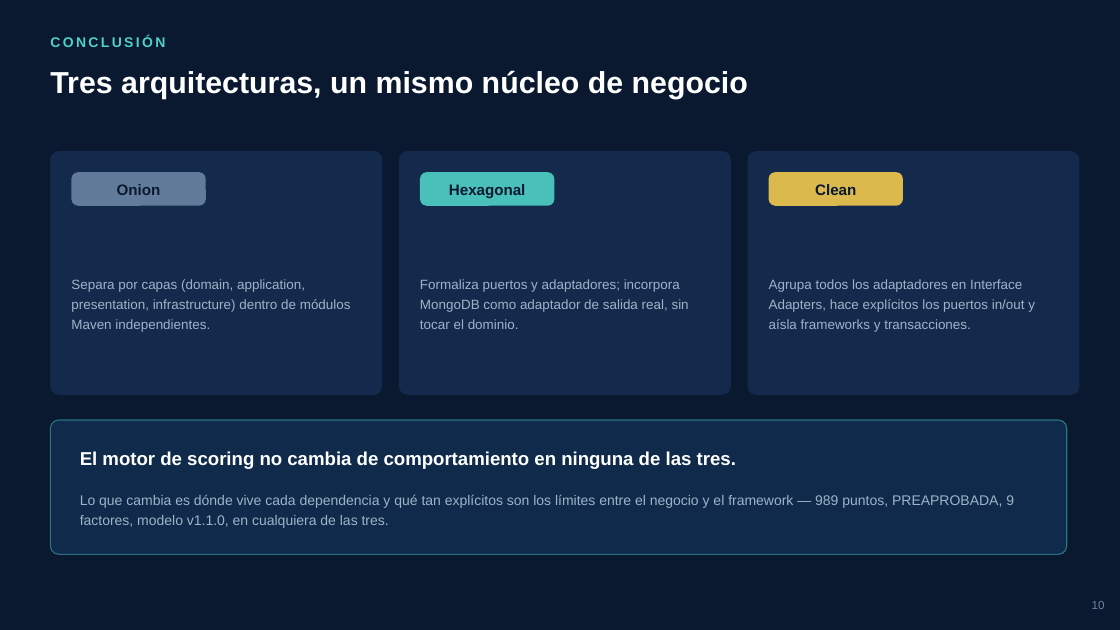
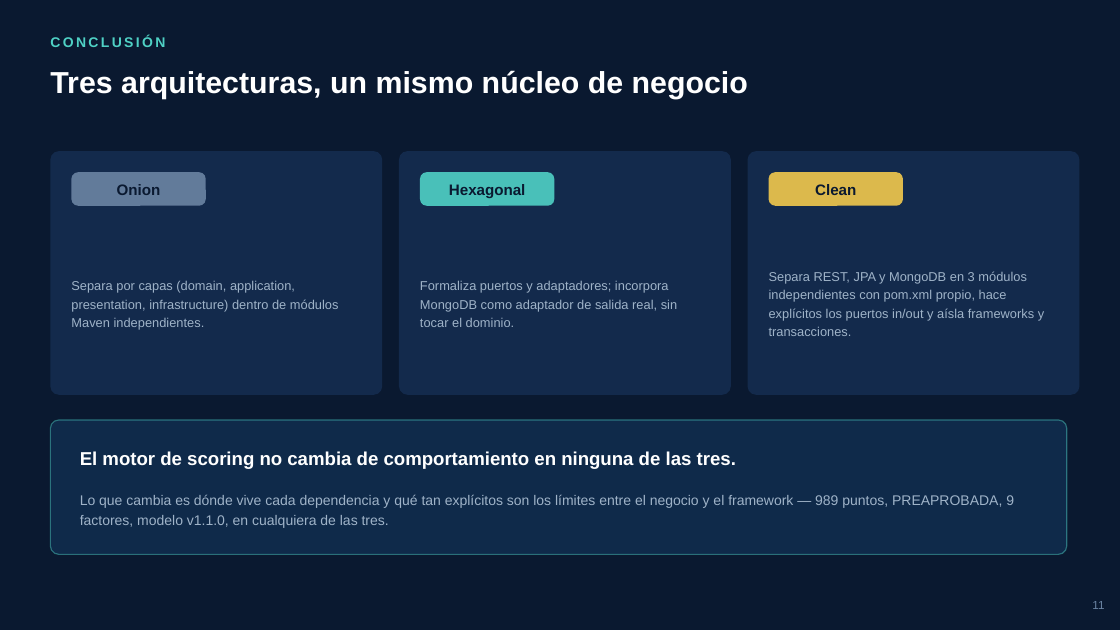
Before and after one commit to JoseJulca/CleanArquitecture, a slide deck: slide 11 of Motor_Scoring_Clean_Architecture.pptx (slide 10 before the commit). Drawn at 1120x630 pixels with LibreOffice and Linux fonts; fonts in the diff are those of the drawing. Boxes give left, top, right and bottom in pixels: in the first picture for what was removed or moved away, otherwise in the second. Text is boxed around its words. In the diff, an @@ line names an element or a change of style, - is before the commit and + after.

```diff
--- a/Motor_Scoring_Clean_Architecture.pptx
+++ b/Motor_Scoring_Clean_Architecture.pptx
@@ text "Separa por capas (domain, application, ..." at (71, 281, 339, 330): size 11.5 to 11 pt; line spacing 1.25 to 1.2 @@
@@ text "Formaliza puertos y adaptadores; incorpora ..." at (420, 281, 677, 327): size 11.5 to 11 pt; line spacing 1.25 to 1.2 @@
@@ text at (769, 271, 1044, 336): text changed; size 11.5 to 11 pt @@
-Agrupa todos los adaptadores en Interface Adapters, hace explícitos los puertos in/out y aísla frameworks y transacciones.
+Separa REST, JPA y MongoDB en 3 módulos independientes con pom.xml propio, hace explícitos los puertos in/out y aísla frameworks y transacciones.
@@ text at (1092, 601, 1104, 609): text changed @@
-10
+11
```
Also in this commit, not shown: 6 other slides changed, 2 slides added, 1 slide removed.
